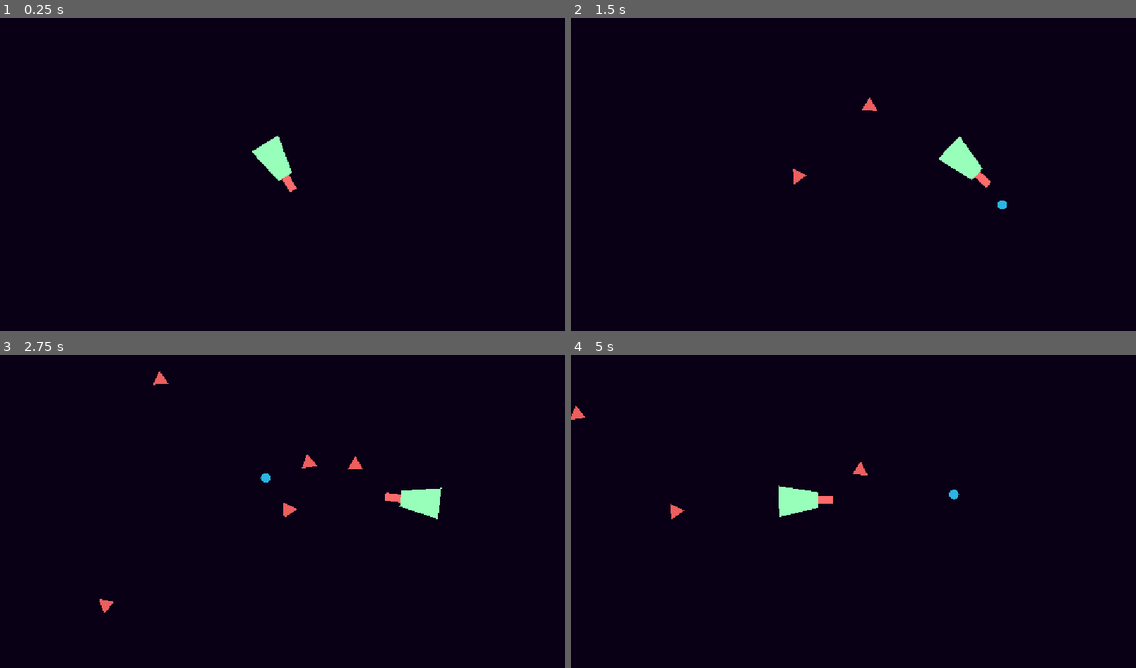
Above: before the commit, frames 1-4 (two rows, left to right).
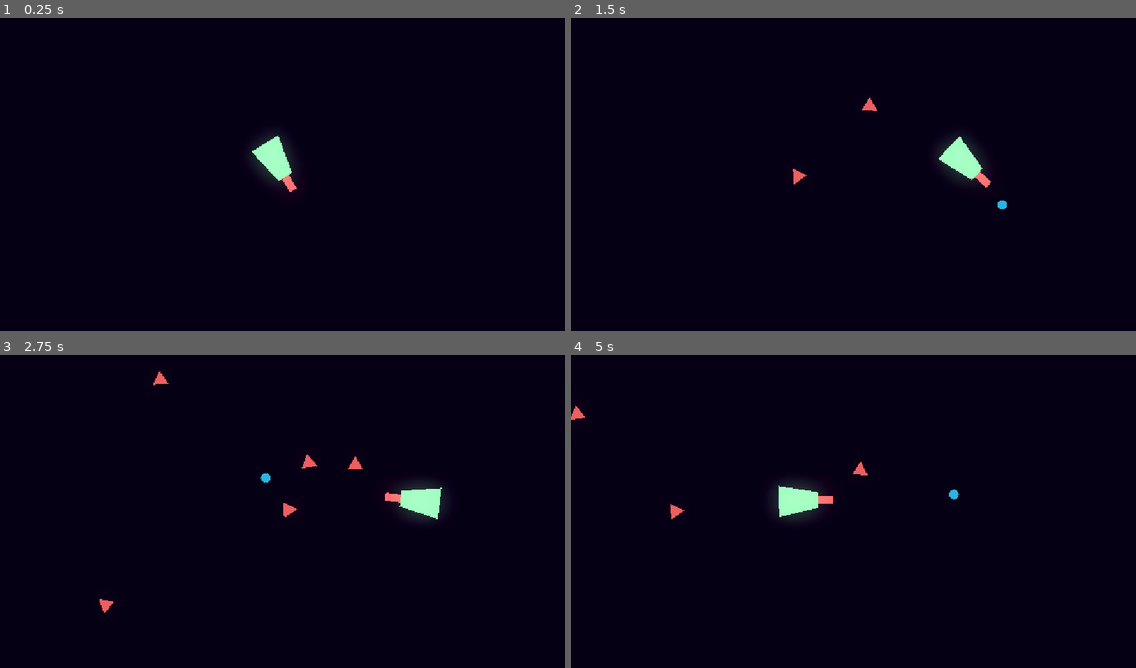
Above: after the commit, the same moments.

Repository: AkashR04/Polygon-shoot
Game: Godot game, scene res://scenes/game.tscn
Two runs of this game, one before a commit and one after it. Both use one fixed random seed, a clock stepped at 60 frames per second and the inputs below.
Inputs (mouse positions are in pixels of both pictures, inside the frame that each line leads up to):
- Up to frame 1 (0.25 s): no input
- Up to frame 2 (1.5 s): tap Enter (ui_accept) at 0.5, 0.77 s; move the mouse to (825, 237) at 0.52 s; hold D (right) from 0.53 s (still down); tap Space (shoot) at 0.6, 1.35 s; move the mouse to (1023, 221) at 1.27 s
- Up to frame 3 (2.75 s): tap Enter (ui_accept) at 1.52 s; move the mouse to (113, 461) at 2.02 s; release D (right) at 2.03 s; hold A (left) from 2.03 s (still down); tap Space (shoot) at 2.1 s
- Up to frame 4 (5 s): move the mouse to (881, 508) at 2.77 s; tap Space (shoot) at 2.85, 3.6, 4.35 s; tap Enter (ui_accept) at 3.02, 3.77, 4.52 s; move the mouse to (768, 430) at 3.52 s; move the mouse to (977, 492) at 4.27 s; release A (left) at 4.28 s; hold D (right) from 4.28 s (still down)

The runs differ from the first frame. In frame 1, 0.2% of the frame differs, in the area x 44-52%, y 37-53%; in frame 2, 0.2%; in frame 3, 0.2%; in frame 4, 0.3%, in the area x 35-44%, y 40-53%.

Commit message:
Added explosions, glow and exported into playable runnable bin -> web path

Diff:
--- /dev/null
+++ b/scenes/explosion.tscn
@@ -0,0 +1,20 @@
+[gd_scene format=3 uid="uid://ct1xld5n21wdm"]
+
+[sub_resource type="Curve" id="Curve_3oo6d"]
+_data = [Vector2(0, 1), 0.0, 0.0, 0, 0, Vector2(0.9957627, 0.009268761), 0.0, 0.0, 0, 0]
+point_count = 2
+
+[node name="Explosion" type="CPUParticles2D" unique_id=2099618759]
+emitting = false
+amount = 50
+lifetime = 0.4
+one_shot = true
+explosiveness = 0.86
+spread = 180.0
+gravity = Vector2(0, 0)
+initial_velocity_min = 120.0
+initial_velocity_max = 180.0
+scale_amount_min = 10.0
+scale_amount_max = 15.0
+scale_amount_curve = SubResource("Curve_3oo6d")
+color = Color(0.92941177, 0.37254903, 0.37254903, 1)
--- a/scenes/game.tscn
+++ b/scenes/game.tscn
@@ -10,6 +10,13 @@
 [sub_resource type="WorldBoundaryShape2D" id="WorldBoundaryShape2D_lnu2h"]
 
 [sub_resource type="WorldBoundaryShape2D" id="WorldBoundaryShape2D_lbhrr"]
+
+[sub_resource type="Environment" id="Environment_yqjtg"]
+background_mode = 3
+glow_enabled = true
+glow_intensity = 1.66
+glow_bloom = 0.14
+glow_hdr_threshold = 0.3
 
 [node name="Game" type="Node2D" unique_id=1088870385]
 script = ExtResource("1_yqjtg")
@@ -40,4 +47,7 @@
 wait_time = 0.5
 autostart = true
 
+[node name="WorldEnvironment" type="WorldEnvironment" parent="." unique_id=1152513366]
+environment = SubResource("Environment_yqjtg")
+
 [connection signal="timeout" from="Timer" to="." method="_on_timer_timeout"]
--- a/scripts/bullet.gd
+++ b/scripts/bullet.gd
@@ -3,6 +3,8 @@
 # Defining direction as a Vector2 variable
 var direction: Vector2
 const SPEED = 10
+#Adding explosion when bullets hit the enemy
+var explosion_scene = preload("res://scenes/explosion.tscn")
 #Now to define movement in physics method
 func _physics_process(delta: float) -> void:
 	global_position += direction * SPEED
@@ -15,5 +17,15 @@
 func _on_body_entered(body: Node2D) -> void:
 	if body.is_in_group("enemies"):
 		#print("Enemy hit")
+
 		body.queue_free()
 		queue_free()
+
+		var explosion = explosion_scene.instantiate()
+		#Lets the set the explosion scene's position to this scene's position
+		explosion.global_position = global_position
+		explosion.emitting = true
+		#Now to make variance in explosion lets make the lifetime a bit more random
+		explosion.lifetime = randf_range(0.3, 0.5)
+
+		$/root/Game.add_child(explosion)
--- a/scripts/player.gd
+++ b/scripts/player.gd
@@ -6,6 +6,7 @@
 @onready var is_reload = false
 var bullet_scene = preload("res://scenes/bullet.tscn")
 #const JUMP_VELOCITY = -400.0
+
 func get_input():
 	# This makes the characters right side keep facing the position the mouse is in.
 	look_at(get_global_mouse_position())
Binary file added: bin/Web/Polygon shoot.apple-touch-icon.png
Not shown, added: bin/Web/Polygon shoot.apple-touch-icon.png.import
Binary file added: bin/Web/Polygon shoot.icon.png
Not shown, added: bin/Web/Polygon shoot.icon.png.import
Binary file added: bin/Web/Polygon shoot.png
Not shown, added: bin/Web/Polygon shoot.png.import
Not shown, changed: docs/Notes.txt
Not shown, added: export_presets.cfg
Not shown, added: bin/Web/Polygon shoot.audio.position.worklet.js
Not shown, added: bin/Web/Polygon shoot.audio.worklet.js
Not shown, added: bin/Web/Polygon shoot.html
Not shown, added: bin/Web/Polygon shoot.js
(and 2 more such lines)
